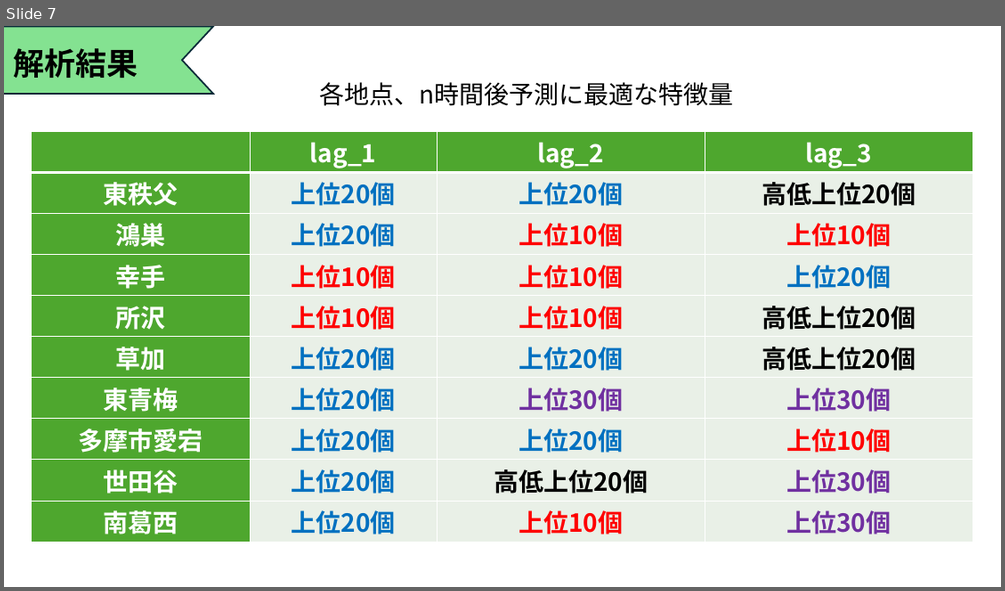
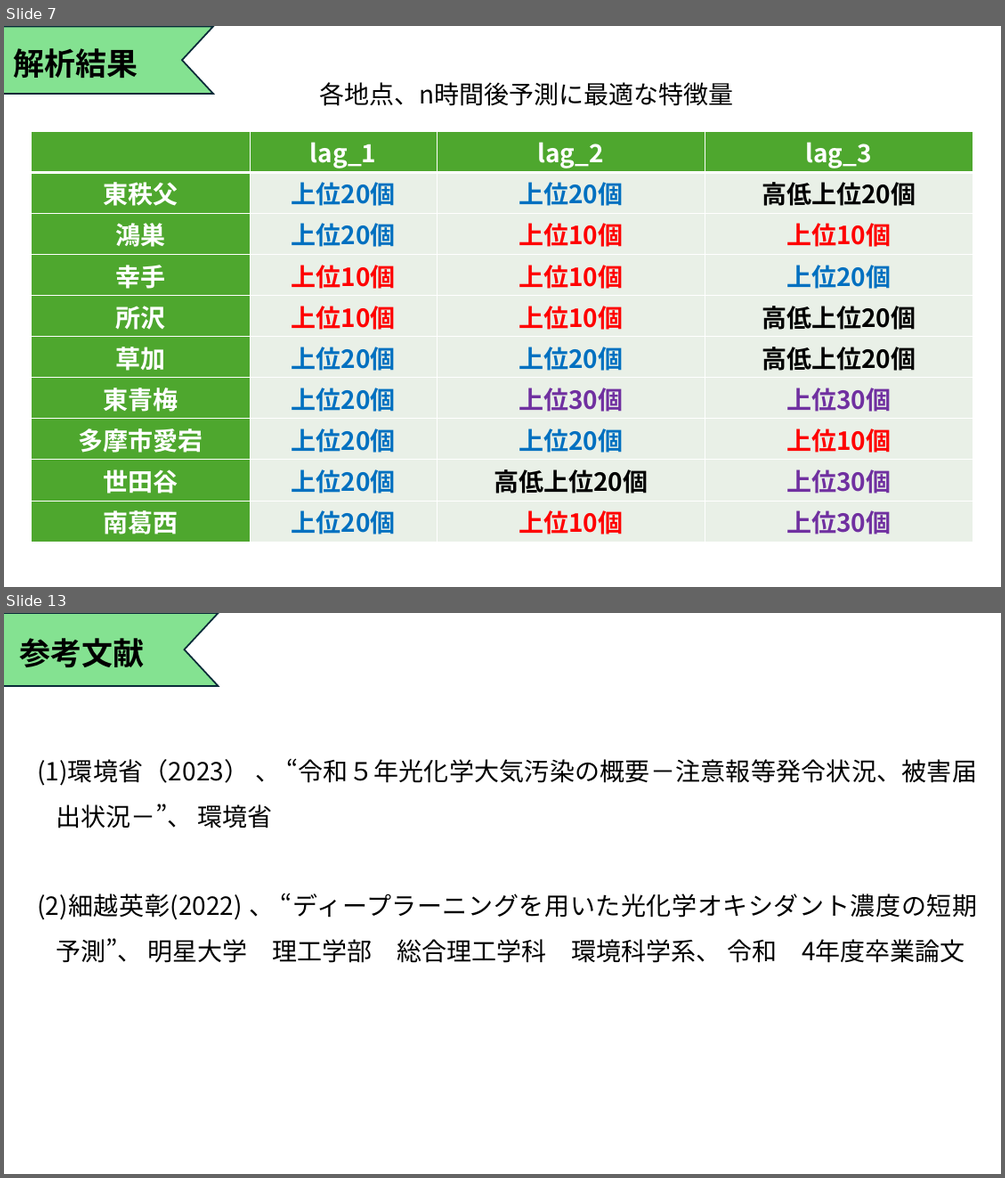
Before and after one commit to Tatsuki0623/lab, a slide deck: out_data/最終発表.pptx. Shown one above the other, each under a label of ours: slide 7 before the commit, slides 7 and 13 after it; the slides between them are not shown. The pictures are 1005x591 and 1005x1178 pixels, drawn with LibreOffice and Linux fonts; fonts in the diff are those of the drawing. Boxes give left, top, right and bottom in pixels: in the first picture for what was removed or moved away, otherwise in the second. Text is boxed around its words. In the diff, an @@ line names an element or a change of style, - is before the commit and + after.

```diff
--- a/out_data/最終発表.pptx
+++ b/out_data/最終発表.pptx
@@ slide 13 added at box(4, 613, 1001, 1174), background #FFFFFF @@
@@ chevron added at box(4, 613, 218, 686), fill #84E291, outline #092A39 1.5 pt @@
@@ text added at box(20, 638, 145, 667), 30 pt, text #000000, bold @@
+参考文献
@@ text added at box(37, 758, 977, 963), 24 pt, text #000000 @@
+(1)環境省（2023） 、 “令和５年光化学大気汚染の概要－注意報等発令状況、被害届出状況－”、 環境省
+(2)細越英彰(2022) 、 “ディープラーニングを用いた光化学オキシダント濃度の短期予測”、 明星大学 理工学部 総合理工学科 環境科学系、 令和 4年度卒業論文
```
Also in this commit, not shown: 7 slides changed, 1 other slide added.
